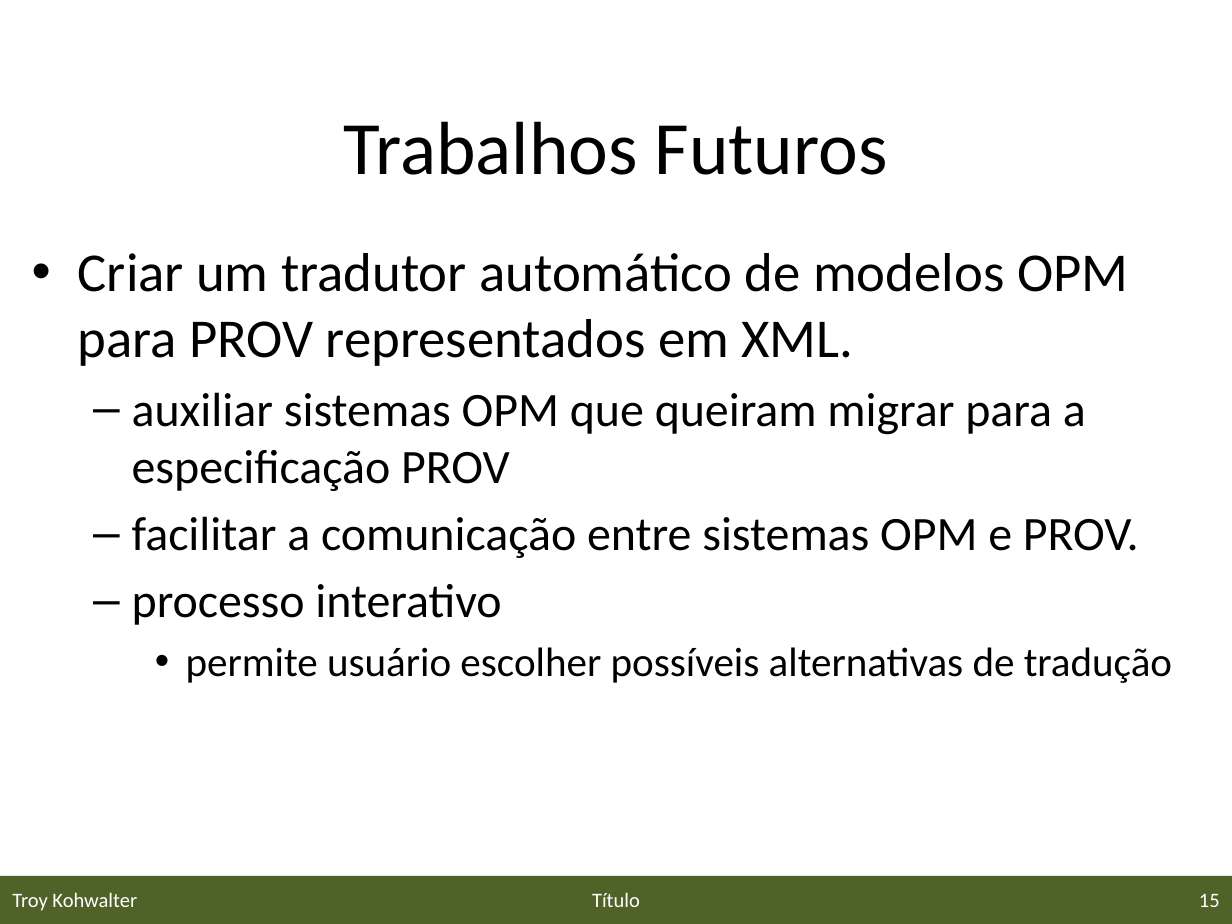
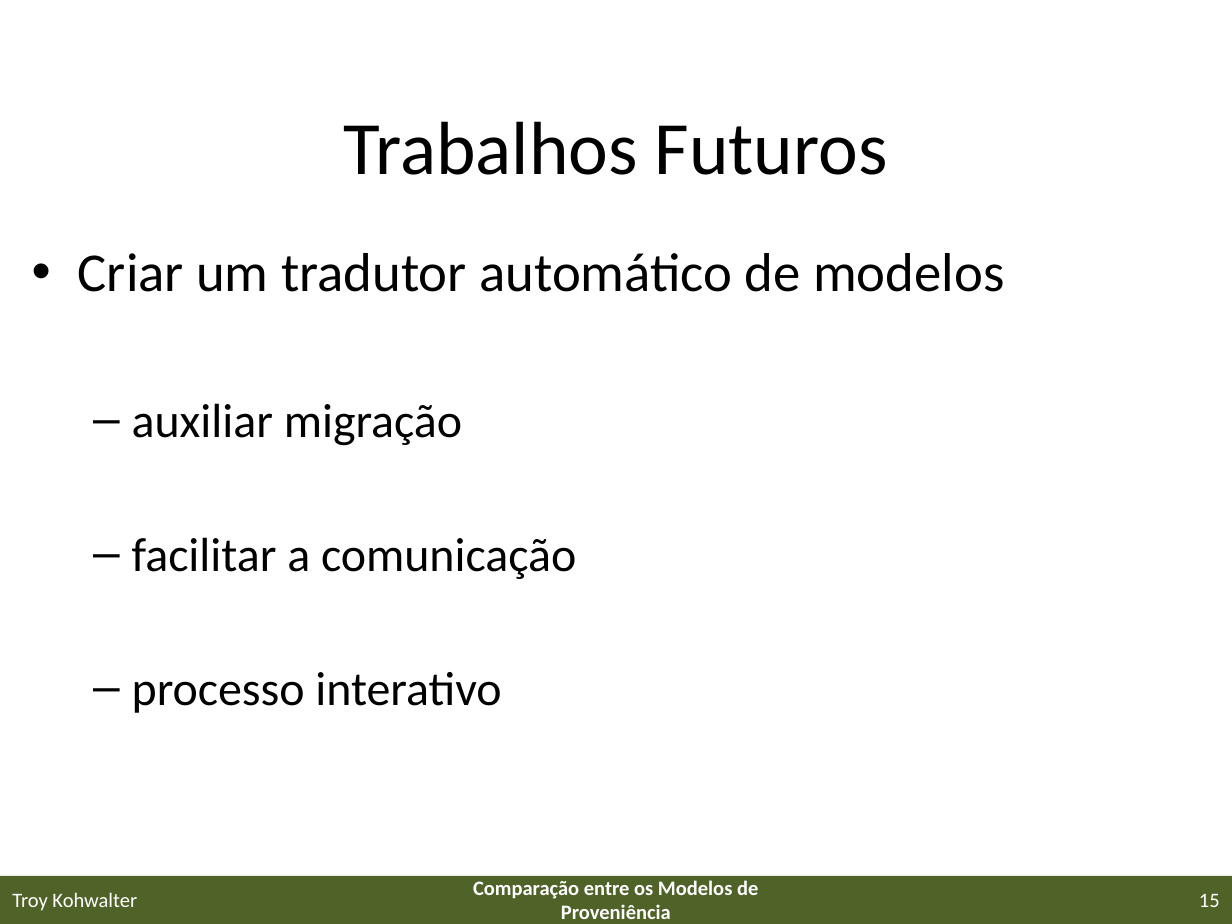
Before and after one commit to gems-uff/sdm, a slide deck: slide 15 of Documents/Papers/eScience2013/eScience2013.pptx. Drawn at 1232x924 pixels with LibreOffice and Linux fonts; fonts in the diff are those of the drawing; background and template pictures are left out. Boxes give left, top, right and bottom in pixels: in the first picture for what was removed or moved away, otherwise in the second. Text is boxed around its words. In the diff, an @@ line names an element or a change of style, - is before the commit and + after.

```diff
--- a/Documents/Papers/eScience2013/eScience2013.pptx
+++ b/Documents/Papers/eScience2013/eScience2013.pptx
@@ text at box(78, 253, 1004, 579): text changed @@
-• Criar um tradutor automático de modelos OPM para PROV representados em XML.
-  – auxiliar sistemas OPM que queiram migrar para a especificação PROV
-  – facilitar a comunicação entre sistemas OPM e PROV.
+• Criar um tradutor automático de modelos
+  – auxiliar migração
+  – facilitar a comunicação
@@ text at box(186, 647, 1172, 683): paragraph removed @@
-    • permite usuário escolher possíveis alternativas de tradução
@@ text at box(473, 880, 758, 919): text changed; bold on @@
-Título
+Comparação entre os Modelos de Proveniência
```
Also in this commit, not shown: 17 other slides changed, 3 slides added, 1 slide removed.
